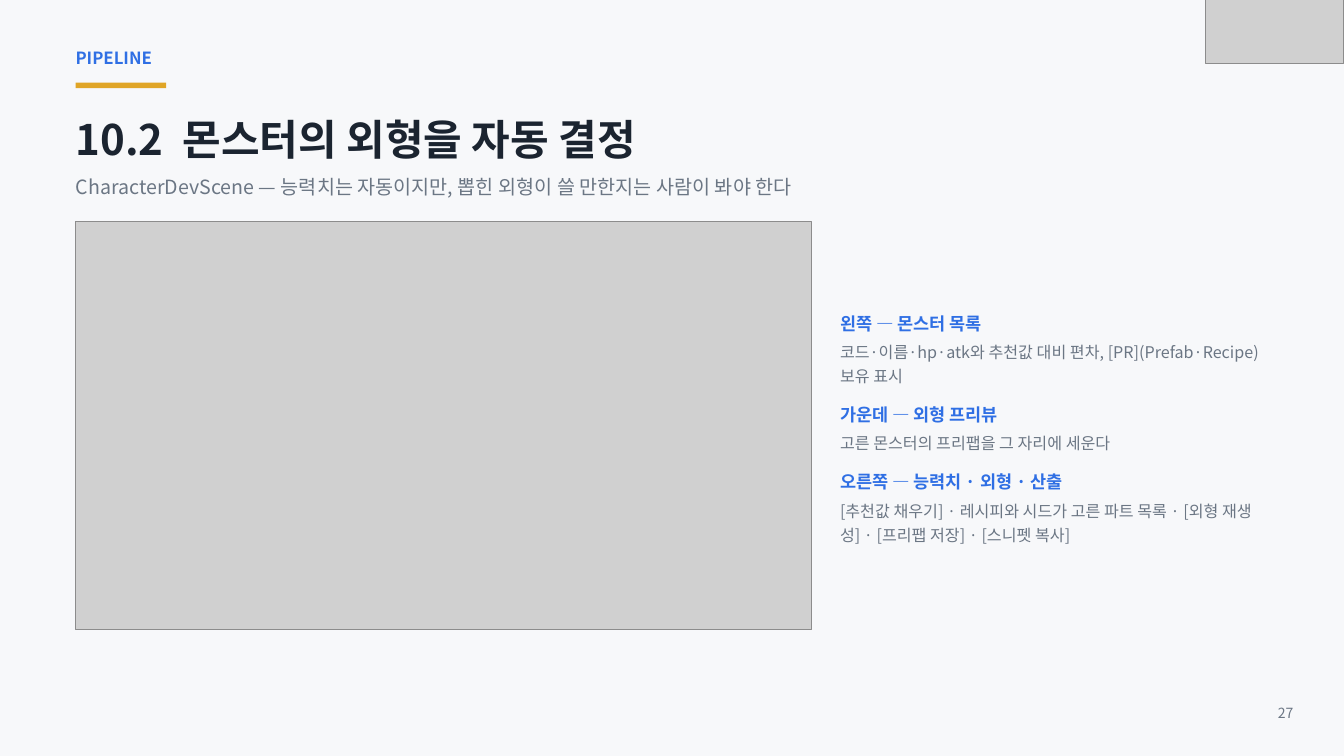
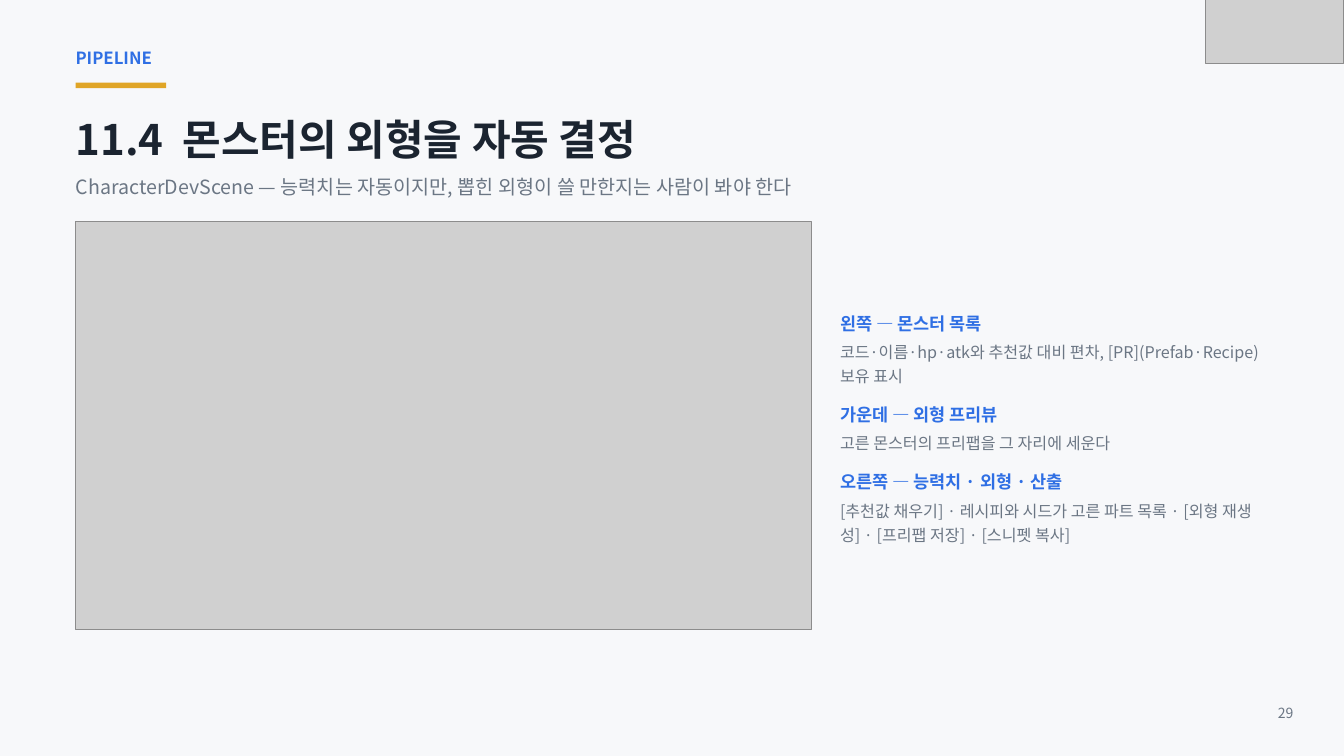
Before and after one commit to ks-wook/com2us-taskbar-hero, a slide deck: slide 29 of docs/com2us-taskbar-hero-발표자료.pptx (slide 26 before the commit). Drawn at 1344x756 pixels with LibreOffice and Linux fonts; fonts in the diff are those of the drawing; grey boxes stand for pictures. Boxes give left, top, right and bottom in pixels: in the first picture for what was removed or moved away, otherwise in the second. Text is boxed around its words. In the diff, an @@ line names an element or a change of style, - is before the commit and + after.

```diff
--- a/docs/com2us-taskbar-hero-발표자료.pptx
+++ b/docs/com2us-taskbar-hero-발표자료.pptx
@@ text at [76, 119, 636, 159]: text changed @@
-10.2 몬스터의 외형을 자동 결정
+11.4 몬스터의 외형을 자동 결정
@@ text at [1278, 707, 1294, 718]: text changed @@
-27
+29
```
Also in this commit, not shown: 9 other slides changed, 7 slides added.
